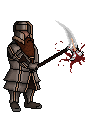
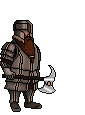
Revision of a layered 85px x 115px image; what changed, layer by layer:
showed group "Frame 4 copia 2" (5 layers) over [0,20,85,98]
painted on "Capa 21" (1st of 2, in "Frame 4 copia 2") over [24,59,30,70]
hid group "Frame 3" (6 layers) over [3,20,85,98]
hid "Capa 9" (2nd of 3, in "Frame 3") over [6,41,41,72]
"Capa 18": opacity 58% → 100% over [55,20,75,42]
hid "Capa 8" (2nd of 3, in "Frame 3") over [3,21,42,98]
